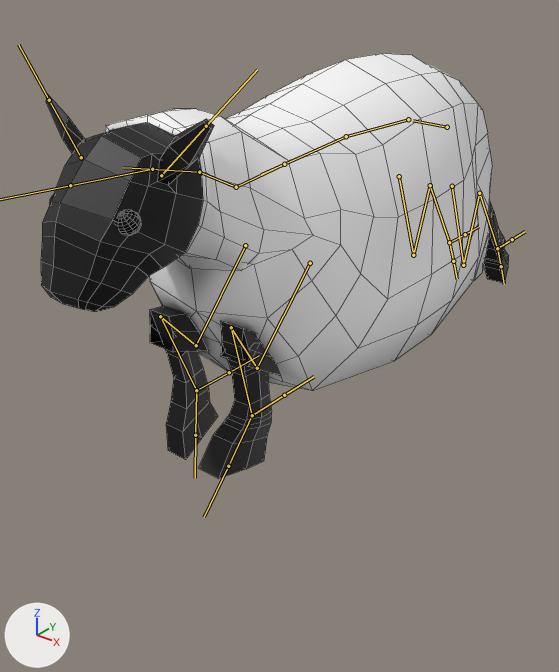
A saved change to the FBX model Assets/Models/Sheep.fbx.
Before and after are seen from a 50 mm camera at (3.08, -4.56, 4.49) aimed at (-0.4, -0.21, 1.79). The lights are fixed; the arrows at lower left show +X, +Y and +Z. Both versions are drawn at frame 3 of the action 'Tuck In'; the numbers are the values there. The bones that bend it are drawn over the model as lines. Mesh edges are drawn as thin lines.

The first picture shows 'Body'.
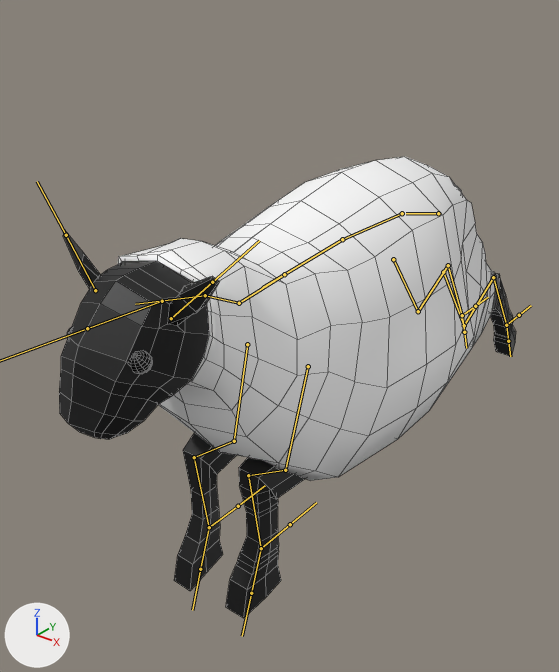
Scene script edits in JSON lines:
```json
{"block": "bone_spine_0", "where": "bone_spine_0 = bpy.data.objects['Armature'].pose.bones['Spine 0']"}
{"op": "set", "path": "bone_spine_0.location", "old": "(0.0, 0.173, -0.74)", "new": "(0.0, 0.0, 0.0)"}
{"block": "bone_frontleg0_l", "where": "bone_frontleg0_l = bpy.data.objects['Armature'].pose.bones['FrontLeg0.L']  # child of 'Spine 2'"}
{"op": "set", "path": "bone_frontleg0_l.rotation_quaternion", "old": "(0.902, 0.431, 0.0, -0.022)", "new": "(0.976, 0.218, -0.001, -0.011)", "note": "degrees (51, 1, -2) -> degrees (25, 0, -1)"}
{"block": "bone_frontleg2_l", "where": "bone_frontleg2_l = bpy.data.objects['Armature'].pose.bones['FrontLeg2.L']  # child of 'FrontLeg0.L'"}
{"op": "set", "path": "bone_frontleg2_l.rotation_quaternion", "old": "(0.846, 0.533, 0.0, 0.0)", "new": "(0.88, 0.476, 0.0, 0.0)", "note": "degrees (64, 0, 0) -> degrees (57, 0, 0)"}
{"block": "bone_frontleg3_l", "where": "bone_frontleg3_l = bpy.data.objects['Armature'].pose.bones['FrontLeg3.L']  # child of 'FrontLeg2.L'"}
{"op": "set", "path": "bone_frontleg3_l.rotation_quaternion", "old": "(0.538, -0.843, 0.0, 0.0)", "new": "(0.784, -0.62, 0.0, 0.0)", "note": "degrees (-115, 0, 0) -> degrees (-77, 0, 0)"}
{"block": "bone_frontfoot_l", "where": "bone_frontfoot_l = bpy.data.objects['Armature'].pose.bones['FrontFoot.L']  # child of 'FrontLeg3.L'"}
{"op": "set", "path": "bone_frontfoot_l.rotation_quaternion", "old": "(0.992, 0.126, 0.0, 0.0)", "new": "(0.992, -0.124, 0.0, 0.0)", "note": "degrees (14, 0, 0) -> degrees (-14, 0, 0)"}
{"block": "bone_frontleg0_r", "where": "bone_frontleg0_r = bpy.data.objects['Armature'].pose.bones['FrontLeg0.R']  # child of 'Spine 2'"}
{"op": "set", "path": "bone_frontleg0_r.rotation_quaternion", "old": "(0.909, 0.417, 0.0, 0.0)", "new": "(0.985, 0.17, 0.0, 0.0)", "note": "degrees (49, 0, 0) -> degrees (20, 0, 0)"}
{"block": "bone_frontleg2_r", "where": "bone_frontleg2_r = bpy.data.objects['Armature'].pose.bones['FrontLeg2.R']  # child of 'FrontLeg0.R'"}
{"op": "set", "path": "bone_frontleg2_r.rotation_quaternion", "old": "(0.887, 0.462, 0.0, 0.0)", "new": "(0.912, 0.411, 0.0, 0.0)", "note": "degrees (55, 0, 0) -> degrees (49, 0, 0)"}
{"block": "bone_frontleg3_r", "where": "bone_frontleg3_r = bpy.data.objects['Armature'].pose.bones['FrontLeg3.R']  # child of 'FrontLeg2.R'"}
{"op": "set", "path": "bone_frontleg3_r.rotation_quaternion", "old": "(0.556, -0.831, 0.0, 0.0)", "new": "(0.854, -0.52, 0.0, 0.0)", "note": "degrees (-113, 0, 0) -> degrees (-63, 0, 0)"}
{"block": "bone_backleg0_l", "where": "bone_backleg0_l = bpy.data.objects['Armature'].pose.bones['BackLeg0.L']  # child of 'Spine 0'"}
{"op": "set", "path": "bone_backleg0_l.rotation_quaternion", "old": "(0.958, -0.286, 0.0, 0.0)", "new": "(0.923, -0.384, 0.0, 0.0)", "note": "degrees (-33, 0, 0) -> degrees (-45, 0, 0)"}
{"block": "bone_backleg1_l", "where": "bone_backleg1_l = bpy.data.objects['Armature'].pose.bones['BackLeg1.L']  # child of 'BackLeg0.L'"}
{"op": "set", "path": "bone_backleg1_l.rotation_quaternion", "old": "(0.902, -0.431, 0.0, 0.0)", "new": "(0.998, 0.062, 0.0, 0.0)", "note": "degrees (-51, 0, 0) -> degrees (7, 0, 0)"}
{"block": "bone_backleg2_l", "where": "bone_backleg2_l = bpy.data.objects['Armature'].pose.bones['BackLeg2.L']  # child of 'BackLeg1.L'"}
{"op": "set", "path": "bone_backleg2_l.rotation_quaternion", "old": "(0.97, 0.242, 0.0, 0.0)", "new": "(0.992, -0.124, 0.0, 0.0)", "note": "degrees (28, 0, 0) -> degrees (-14, 0, 0)"}
{"block": "bone_backleg0_r", "where": "bone_backleg0_r = bpy.data.objects['Armature'].pose.bones['BackLeg0.R']  # child of 'Spine 0'"}
{"op": "set", "path": "bone_backleg0_r.rotation_quaternion", "old": "(0.962, -0.275, 0.0, 0.0)", "new": "(0.922, -0.388, 0.0, 0.0)", "note": "degrees (-32, 0, 0) -> degrees (-46, 0, 0)"}
{"block": "bone_backleg1_r", "where": "bone_backleg1_r = bpy.data.objects['Armature'].pose.bones['BackLeg1.R']  # child of 'BackLeg0.R'"}
{"op": "set", "path": "bone_backleg1_r.rotation_quaternion", "old": "(0.911, -0.412, 0.0, 0.0)", "new": "(0.998, 0.061, 0.0, 0.0)", "note": "degrees (-49, 0, 0) -> degrees (7, 0, 0)"}
{"block": "bone_backleg2_r", "where": "bone_backleg2_r = bpy.data.objects['Armature'].pose.bones['BackLeg2.R']  # child of 'BackLeg1.R'"}
{"op": "set", "path": "bone_backleg2_r.rotation_quaternion", "old": "(0.972, 0.233, 0.0, 0.0)", "new": "(0.996, -0.093, 0.0, 0.0)", "note": "degrees (27, 0, 0) -> degrees (-11, 0, 0)"}
{"block": "bone_ikfrontlegtarget_l", "where": "bone_ikfrontlegtarget_l = bpy.data.objects['Armature'].pose.bones['IKFrontLegTarget.L']"}
{"op": "set", "path": "bone_ikfrontlegtarget_l.location", "old": "(0.0, -0.373, 1.618)", "new": "(0.0, -0.303, 0.476)"}
{"block": "bone_ikbacklegtarget_l", "where": "bone_ikbacklegtarget_l = bpy.data.objects['Armature'].pose.bones['IKBackLegTarget.L']"}
{"op": "set", "path": "bone_ikbacklegtarget_l.location", "old": "(0.0, 0.841, 1.748)", "new": "(0.0, 1.357, 0.734)"}
{"block": "bone_ikfrontlegtarget_r", "where": "bone_ikfrontlegtarget_r = bpy.data.objects['Armature'].pose.bones['IKFrontLegTarget.R']"}
{"op": "set", "path": "bone_ikfrontlegtarget_r.location", "old": "(0.0, -0.32, 1.585)", "new": "(0.0, -0.265, 0.355)"}
{"block": "bone_ikbacklegtarget_r", "where": "bone_ikbacklegtarget_r = bpy.data.objects['Armature'].pose.bones['IKBackLegTarget.R']"}
{"op": "set", "path": "bone_ikbacklegtarget_r.location", "old": "(0.0, 0.831, 1.701)", "new": "(0.0, 1.321, 0.718)"}
```

Pixel boxes [x1, y1, x2, y2] of what changed, in the pictures (559 x 672 px):
```json
{"object": "Body", "change": "posed", "before": [41, 54, 509, 478], "after": [59, 157, 516, 618], "on screen": "9% taller"}
{"bone": "Spine 0", "before": "(447, 127) to (413, 120)", "after": "(438, 213) to (406, 213)"}
{"bone": "FrontLeg0.L", "before": "(310, 263) to (257, 368)", "after": "(308, 366) to (285, 470)"}
{"bone": "FrontLeg2.L", "before": "(257, 368) to (231, 327)", "after": "(285, 470) to (248, 475)"}
{"bone": "FrontLeg3.L", "before": "(231, 327) to (252, 415)", "after": "(248, 475) to (261, 548)"}
{"bone": "FrontFoot.L", "before": "(252, 415) to (228, 466)", "after": "(261, 548) to (251, 593)"}
{"bone": "FrontLeg0.R", "before": "(245, 245) to (196, 345)", "after": "(247, 344) to (234, 441)"}
{"bone": "FrontLeg2.R", "before": "(196, 345) to (160, 316)", "after": "(234, 441) to (194, 457)"}
{"bone": "FrontLeg3.R", "before": "(160, 316) to (196, 390)", "after": "(194, 457) to (209, 527)"}
{"bone": "BackLeg0.L", "before": "(452, 186) to (463, 265)", "after": "(443, 272) to (464, 325)"}
{"bone": "BackLeg1.L", "before": "(463, 265) to (479, 193)", "after": "(464, 325) to (493, 277)"}
{"bone": "BackLeg2.L", "before": "(479, 193) to (497, 248)", "after": "(493, 277) to (506, 325)"}
{"bone": "BackLeg0.R", "before": "(399, 176) to (413, 255)", "after": "(393, 259) to (418, 311)"}
{"bone": "BackLeg1.R", "before": "(413, 255) to (430, 185)", "after": "(418, 311) to (448, 265)"}
{"bone": "BackLeg2.R", "before": "(430, 185) to (449, 242)", "after": "(448, 265) to (462, 315)"}
{"bone": "IKFrontLegTarget.L", "before": "(252, 415) to (284, 395)", "after": "(261, 548) to (290, 524)"}
{"bone": "IKBackLegTarget.L", "before": "(497, 248) to (512, 239)", "after": "(506, 325) to (519, 315)"}
{"bone": "IKFrontLegTarget.R", "before": "(196, 390) to (229, 372)", "after": "(209, 527) to (238, 506)"}
{"bone": "IKBackLegTarget.R", "before": "(449, 242) to (465, 234)", "after": "(462, 315) to (475, 306)"}
```
